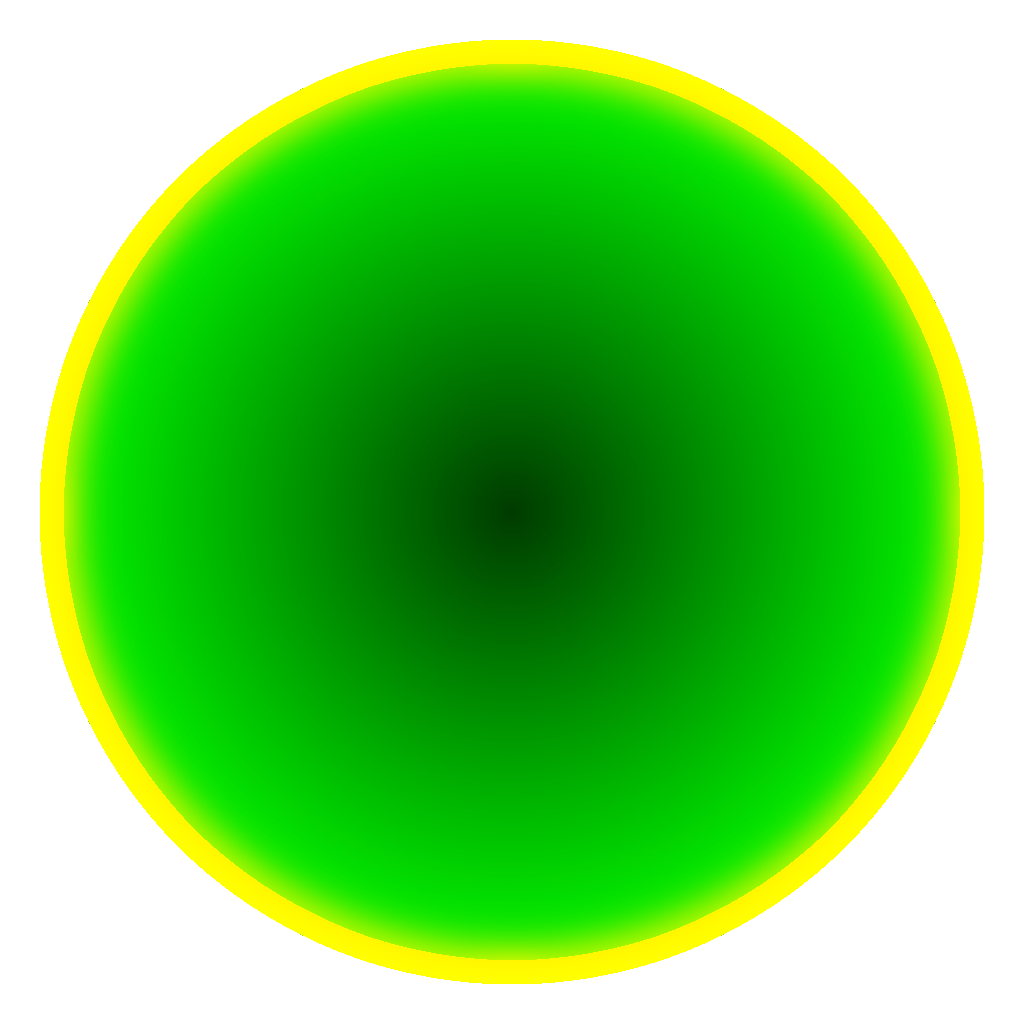
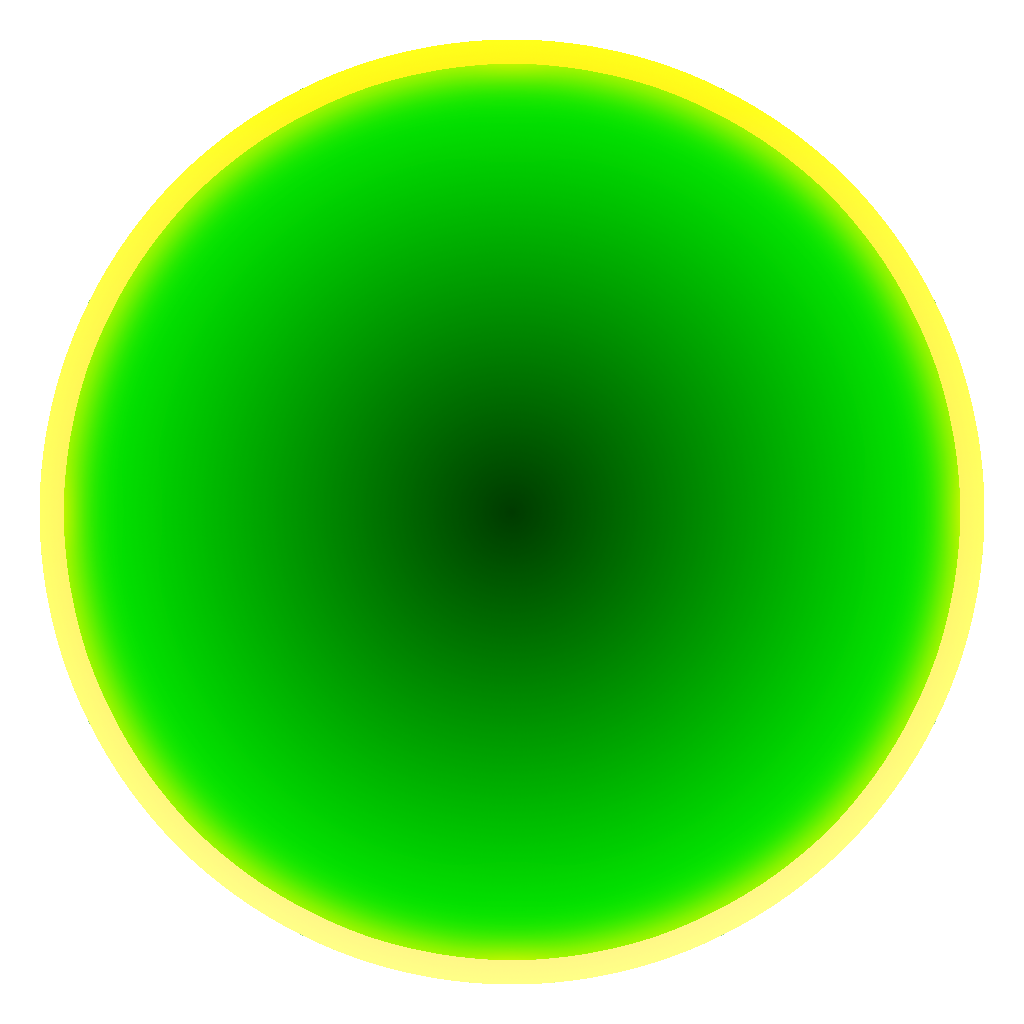
Layers edited between the first and the second w=1024, h=1024 image:
added layer "BrightnessGradient" (addition, 53%) above "HardOutsideBorder copy #1" over [40, 40, 984, 984]
